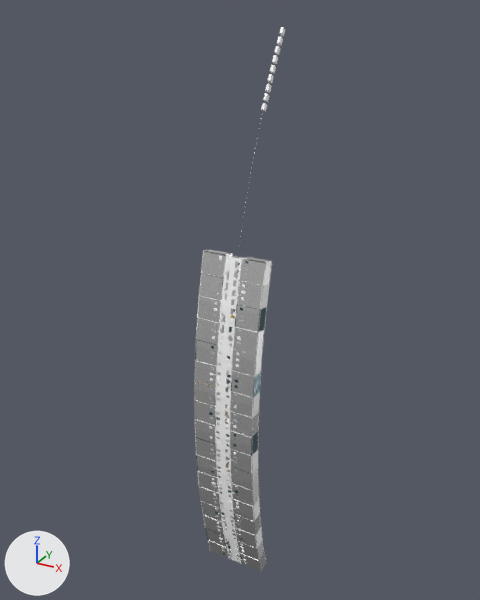
Renders of the glTF model ship/3d/models/chunks/xuanshu_interior_C22.glb from each side of a commit.
Both versions are drawn from a camera (50 mm lens) standing at (294.3, -309.2, 102.0) and looking at (217.3, -169.4, 32.1). Arrows for +X, +Y and +Z are at lower left; the lights stay in place. The picture after the commit comes second. Where no turn or scale is listed for an object, it has been applied to the vertices. Vertices at exactly the same position are counted once.

The first picture shows 'UNIT-HAB-002_S32145'.
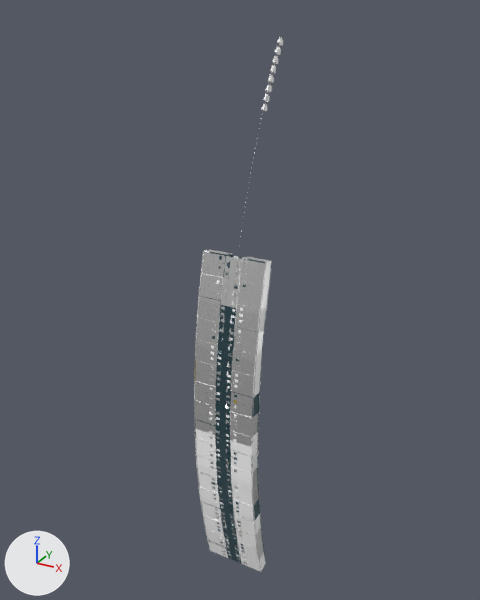
Scene script edits in JSON lines:
```json
{"block": "me_unit_hab_002_s32145", "where": "# used by ob_unit_hab_002_s32145; location = (0.0, 0.0, 0.0)"}
{"op": "remove", "block": "me_unit_hab_002_s32145", "code": "me_unit_hab_002_s32145.from_pydata(...)  # 36061 vertices, 26943 faces; spans x 212.3..229.6, y -185.3..-156.5, z -47.9..97.8"}
{"op": "add", "block": "me_unit_hab_002_s32145", "code": "me_unit_hab_002_s32145.from_pydata(...)  # 34653 vertices, 24712 faces; spans x 212.3..229.6, y -185.3..-156.9, z -47.9..96.0"}
{"block": "me_unit_hab_002_s32145", "change": "me_unit_hab_002_s32145 part 1: 151 loose pieces with 643 vertices, spanning x 218.0..224.0, y -185.2..-156.5, z -42.1..97.8, are deleted"}
{"block": "me_unit_hab_002_s32145", "change": "me_unit_hab_002_s32145 part 2: 2772 vertices moved within x 212.6..229.4, y -185.3..-158.3, z -46.6..94.1; 1508 vertices removed from x 218.0..224.0, y -185.2..-157.7, z -44.3..95.9; 758 vertices added at x 216.8..224.1, y -185.3..-156.9, z -44.5..96.0"}
{"block": "me_unit_hab_002_s32145", "change": "me_unit_hab_002_s32145 part 3: 524 faces spanning x 212.4..229.6, y -185.3..-175.9, z -47.6..56.0 switch from mat_hi_paint (white #ffffff) to mat_hi_glass (dark cyan #27383e)"}
{"block": "me_unit_hab_002_s32145", "change": "me_unit_hab_002_s32145 part 4: 446 faces spanning x 212.5..229.5, y -185.3..-175.8, z -46.8..58.3 switch from mat_hi_glass (dark cyan #27383e) to mat_hi_paint (white #ffffff)"}
{"block": "me_unit_hab_002_s32145", "change": "me_unit_hab_002_s32145 part 5: 244 faces spanning x 212.5..229.4, y -185.3..-175.8, z -47.9..57.0 switch from mat_hi_glass (dark cyan #27383e) to mat_hi_dksteel (white #ffffff)"}
{"block": "me_unit_hab_002_s32145", "change": "other edits to the shape of me_unit_hab_002_s32145 do not show in these pictures"}
```

Changed parts and their boxes (x1, y1, x2, y2) in the pictures (480 x 600 px; the box of a moved part takes in the faces that stretch with it):
```json
{"object": "UNIT-HAB-002_S32145", "change": "reshaped", "before": [194, 27, 285, 572], "after": [194, 37, 283, 572]}
{"part": 1, "of": "me_unit_hab_002_s32145", "change": "deleted", "before": [213, 27, 285, 549]}
{"part": 2, "of": "me_unit_hab_002_s32145", "change": "moved or reshaped", "before": [198, 36, 283, 559], "after": [198, 37, 283, 559]}
{"part": 3, "of": "me_unit_hab_002_s32145", "change": "recoloured", "before": [210, 252, 272, 563], "after": [210, 252, 272, 563]}
{"part": 4, "of": "me_unit_hab_002_s32145", "change": "recoloured", "before": [205, 257, 260, 548], "after": [205, 257, 260, 548]}
{"part": 5, "of": "me_unit_hab_002_s32145", "change": "recoloured", "before": [195, 261, 260, 556], "after": [195, 261, 260, 556]}
```
